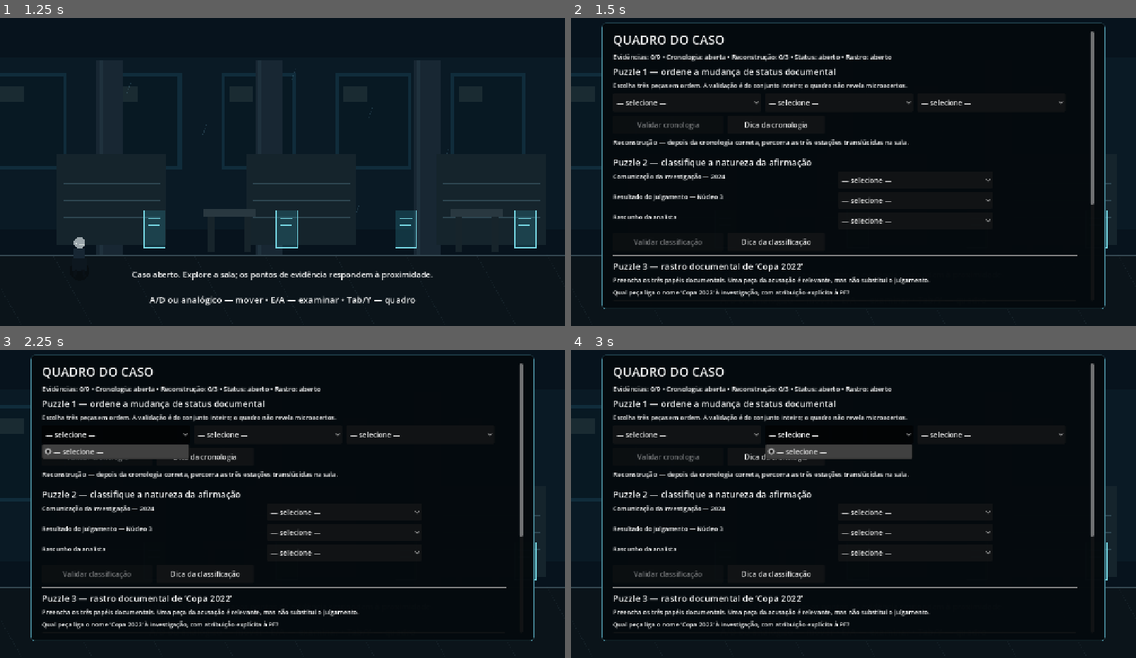
Above: before the commit, frames 1-4 (two rows, left to right).
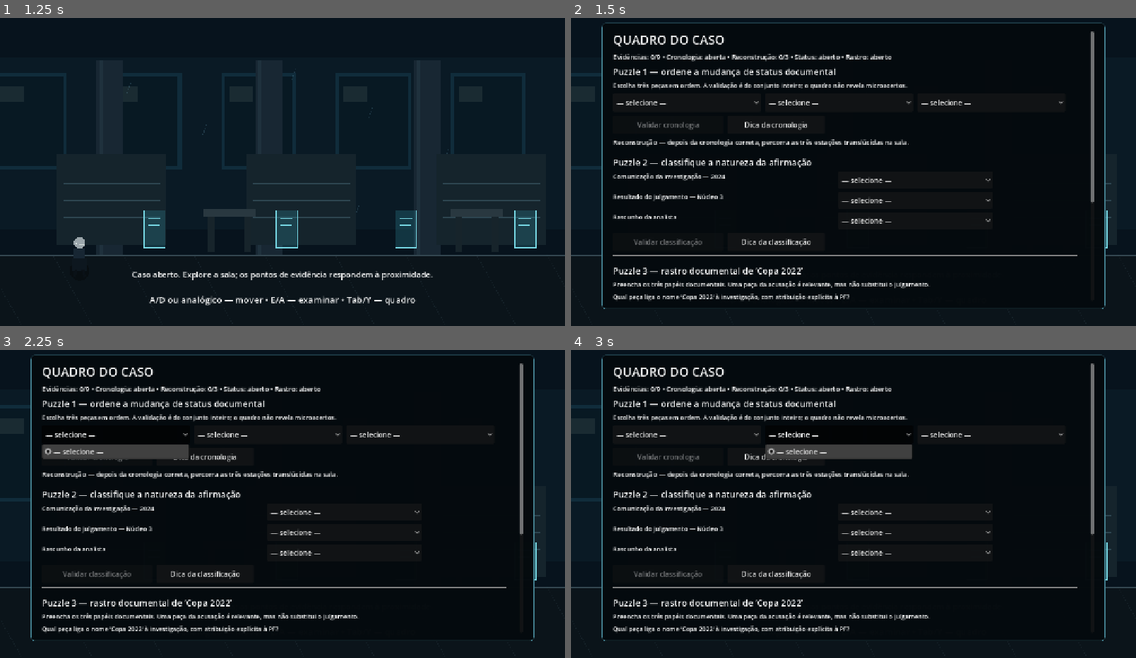
Above: after the commit, the same moments.

Repository: brunosantoss9719-ux/copa-2022
Game: Godot game, scene res://scenes/Main.tscn
Same seed, same stepped clock (60 frames per second), same inputs: the game is played once before the commit and once after it.
Inputs:
- Up to frame 1 (1.25 s): click "Novo jogo" at 0.5 s
- Up to frame 2 (1.5 s): tap Enter at 1.25 s; hold D (move_right) from 1.28 s (still down); hold Tab (case_board) from 1.28 s (still down)
- Up to frame 3 (2.25 s): release D (move_right) at 2 s; release Tab (case_board) at 2 s; click "— selecione —" at 2 s
- Up to frame 4 (3 s): click "— selecione —" at 2.75 s

Frame 1 is identical in both runs. In frame 2, 2.7% of the frame differs, in the area x 7-93%, y 59-92%; in frame 3, 2.7%; in frame 4, 2.7%.

Commit message:
feat: polish second-wing progression and focus

Diff:
--- a/scenes/Main.tscn
+++ b/scenes/Main.tscn
@@ -1,8 +1,9 @@
-[gd_scene load_steps=5 format=3]
+[gd_scene load_steps=6 format=3]
 
 [ext_resource type="Script" path="res://scripts/main.gd" id="1_main"]
 [ext_resource type="Script" path="res://scripts/environment_layer.gd" id="2_env"]
 [ext_resource type="Script" path="res://scripts/player.gd" id="3_player"]
+[ext_resource type="Script" path="res://scripts/phase_gate.gd" id="4_gate"]
 
 [sub_resource type="RectangleShape2D" id="RectangleShape2D_player"]
 size = Vector2(30, 86)
@@ -27,6 +28,29 @@
 script = ExtResource("2_env")
 depth_factor = 1.0
 layer_kind = "near"
+
+[node name="PhaseGate" type="Node2D" parent="."]
+position = Vector2(2080, 0)
+z_index = 4
+script = ExtResource("4_gate")
+
+[node name="Title" type="Label" parent="PhaseGate"]
+offset_left = -112.0
+offset_top = 346.0
+offset_right = 112.0
+offset_bottom = 380.0
+text = "ARQUIVO II"
+horizontal_alignment = 1
+theme_override_font_sizes/font_size = 22
+
+[node name="State" type="Label" parent="PhaseGate"]
+offset_left = -132.0
+offset_top = 382.0
+offset_right = 132.0
+offset_bottom = 414.0
+text = "ACESSO PENDENTE"
+horizontal_alignment = 1
+theme_override_font_sizes/font_size = 16
 
 [node name="Hotspots" type="Node2D" parent="."]
 
--- a/scripts/main.gd
+++ b/scripts/main.gd
@@ -23,6 +23,8 @@
 var evidence_source: Label
 var evidence_note: Label
 var board_panel: PanelContainer
+var board_scroll: ScrollContainer
+var origin_anchor: Control
 var board_feedback: Label
 var board_progress: Label
 var timeline_options: Array[OptionButton] = []
@@ -33,6 +35,8 @@
 var origin_validate_button: Button
 var conclusion_panel: PanelContainer
 var conclusion_text: Label
+var phase_banner: PanelContainer
+var phase_banner_label: Label
 var current_focus = null
 
 func _enter_tree() -> void:
@@ -126,6 +130,7 @@
 	toast_label.visible = false
 	ui_root.add_child(toast_label)
 
+	_build_phase_banner()
 	_build_start_panel()
 	_build_evidence_panel()
 	_build_board_panel()
@@ -172,6 +177,16 @@
 	margin.add_theme_constant_override("margin_top", 24)
 	margin.add_theme_constant_override("margin_bottom", 24)
 	return margin
+
+func _build_phase_banner() -> void:
+	phase_banner = _make_panel(Vector2(350, 72), Vector2(580, 94), Color(0.025, 0.075, 0.09, 0.96))
+	phase_banner.visible = false
+	ui_root.add_child(phase_banner)
+	var margin := _make_margin()
+	phase_banner.add_child(margin)
+	phase_banner_label = _make_label("ARQUIVO II — RASTRO DOCUMENTAL\nAcesso liberado. Siga à direita.", 20)
+	phase_banner_label.horizontal_alignment = HORIZONTAL_ALIGNMENT_CENTER
+	phase_banner.add_child(phase_banner_label)
 
 func _build_start_panel() -> void:
 	start_panel = _make_panel(Vector2(335, 165), Vector2(610, 390), Color(0.025, 0.055, 0.075, 0.97))
@@ -229,12 +244,12 @@
 	margin.add_theme_constant_override("margin_top", 18)
 	margin.add_theme_constant_override("margin_bottom", 18)
 	board_panel.add_child(margin)
-	var scroll := ScrollContainer.new()
-	margin.add_child(scroll)
+	board_scroll = ScrollContainer.new()
+	margin.add_child(board_scroll)
 	var box := VBoxContainer.new()
 	box.add_theme_constant_override("separation", 8)
 	box.custom_minimum_size = Vector2(1050, 0)
-	scroll.add_child(box)
+	board_scroll.add_child(box)
 	box.add_child(_make_label("QUADRO DO CASO", 28, false))
 	board_progress = _make_label("", 15)
 	box.add_child(board_progress)
@@ -285,6 +300,9 @@
 	status_action_row.add_child(hint_status)
 	box.add_child(HSeparator.new())
 
+	origin_anchor = Control.new()
+	origin_anchor.custom_minimum_size = Vector2(0, 2)
+	box.add_child(origin_anchor)
 	box.add_child(_make_label("Puzzle 3 — rastro documental de ‘Copa 2022’", 20, false))
 	box.add_child(_make_label("Preencha os três papéis documentais. Uma peça da acusação é relevante, mas não substitui o julgamento.", 14))
 	for prompt_text in CaseManager.ORIGIN_PROMPTS:
@@ -398,6 +416,12 @@
 	board_panel.visible = true
 	AudioManager.play_ui()
 	_pause_for_ui(true)
+	if GameState.status_solved and not GameState.origin_solved:
+		call_deferred("_focus_origin_section")
+
+func _focus_origin_section() -> void:
+	if board_panel.visible and board_scroll != null and origin_anchor != null:
+		board_scroll.ensure_control_visible(origin_anchor)
 
 func _close_board() -> void:
 	board_panel.visible = false
@@ -511,6 +535,7 @@
 	board_panel.visible = false
 	_pause_for_ui(false)
 	_spawn_evidence()
+	_show_phase_banner()
 	_show_toast("Classificação sustentada. Uma segunda ala documental foi liberada à direita.")
 	_refresh_world_state()
 
@@ -552,6 +577,13 @@
 	get_tree().paused = paused_value
 	if investigator != null:
 		investigator.set_controls_enabled(not paused_value)
+
+func _show_phase_banner() -> void:
+	phase_banner.visible = true
+	var timer := get_tree().create_timer(2.8, true)
+	timer.timeout.connect(func():
+		phase_banner.visible = false
+	)
 
 func _show_toast(message: String) -> void:
 	toast_label.text = message
--- /dev/null
+++ b/scripts/phase_gate.gd
@@ -0,0 +1,35 @@
+extends Node2D
+
+@onready var title_label: Label = $Title
+@onready var state_label: Label = $State
+
+var _unlocked := false
+
+func _ready() -> void:
+	_sync_state(true)
+
+func _process(_delta: float) -> void:
+	_sync_state(false)
+
+func is_unlocked() -> bool:
+	return _unlocked
+
+func _sync_state(force: bool) -> void:
+	var next_state := GameState.status_solved
+	if not force and next_state == _unlocked:
+		return
+	_unlocked = next_state
+	state_label.text = "ACESSO LIBERADO  →" if _unlocked else "ACESSO PENDENTE"
+	state_label.modulate = Color("#8dd8c9") if _unlocked else Color("#d0a36a")
+	title_label.modulate = Color("#d6eeee") if _unlocked else Color("#94a3a8")
+	queue_redraw()
+
+func _draw() -> void:
+	var frame_color := Color(0.30, 0.57, 0.61, 0.72) if _unlocked else Color(0.52, 0.38, 0.24, 0.80)
+	draw_rect(Rect2(-34, 250, 10, 310), frame_color, true)
+	draw_rect(Rect2(24, 250, 10, 310), frame_color, true)
+	draw_rect(Rect2(-34, 250, 68, 8), frame_color, true)
+	if not _unlocked:
+		draw_rect(Rect2(-23, 266, 46, 294), Color(0.24, 0.16, 0.11, 0.48), true)
+		for y in range(282, 548, 34):
+			draw_line(Vector2(-22, y), Vector2(22, y - 22), Color(0.73, 0.51, 0.27, 0.52), 3.0)
--- a/scripts/player.gd
+++ b/scripts/player.gd
@@ -1,6 +1,7 @@
 extends CharacterBody2D
 
 const SPEED := 245.0
+const PHASE1_RIGHT := 2050.0
 const WORLD_RIGHT := 2860.0
 
 var controls_enabled := true
@@ -27,7 +28,8 @@
 	else:
 		_step_clock = 0.0
 	velocity.x = direction * SPEED
-	position.x = clampf(position.x + velocity.x * delta, 90.0, WORLD_RIGHT)
+	var right_limit := WORLD_RIGHT if GameState.status_solved else PHASE1_RIGHT
+	position.x = clampf(position.x + velocity.x * delta, 90.0, right_limit)
 	position.y = 552.0
 	queue_redraw()
 
--- a/tests/flow_probe.gd
+++ b/tests/flow_probe.gd
@@ -40,6 +40,12 @@
 
 	main.call("_new_game")
 	_check(not get_tree().paused, "Novo jogo não liberou a cena")
+	var investigator: CharacterBody2D = main.get_node("Investigator") as CharacterBody2D
+	var phase_gate: Node = main.get_node("PhaseGate")
+	investigator.position.x = 2760.0
+	await get_tree().physics_frame
+	_check(investigator.position.x <= 2050.1, "Ala II acessível antes da classificação")
+	_check(not bool(phase_gate.call("is_unlocked")), "Porta da ala II começou liberada")
 
 	_collect(main, [
 		"ev_pf_2024",
@@ -77,6 +83,19 @@
 	main.call("_validate_status")
 	_check(GameState.status_solved, "Classificação correta não liberou a segunda ala")
 	_check(not GameState.slice_complete, "Slice terminou antes do rastro documental")
+	await get_tree().process_frame
+	_check(bool(phase_gate.call("is_unlocked")), "Marco visual da ala II não foi liberado")
+	var phase_banner: PanelContainer = main.get("phase_banner") as PanelContainer
+	_check(phase_banner != null and phase_banner.visible, "Transição ARQUIVO II não foi exibida")
+	investigator.position.x = 2760.0
+	await get_tree().physics_frame
+	_check(investigator.position.x > 2050.0, "Limite físico da ala II não abriu")
+	main.call("_open_board")
+	await get_tree().process_frame
+	await get_tree().process_frame
+	var board_scroll: ScrollContainer = main.get("board_scroll") as ScrollContainer
+	_check(board_scroll != null and board_scroll.scroll_vertical > 0, "Quadro não focou automaticamente o Puzzle 3")
+	main.call("_close_board")
 
 	_collect(main, ["ev_pet13236_2024", "ev_denuncia_received_2025", "ev_pgr_argument_2025"])
 	_check(GameState.discovered_evidence.size() == EvidenceDB.evidence_count(), "Fluxo não coletou todas as evidências 0.2")
Not shown, changed: export_presets.cfg
Not shown, changed: .github/workflows/build-windows.yml
Not shown, changed: CHANGELOG.md
Not shown, changed: README.md
